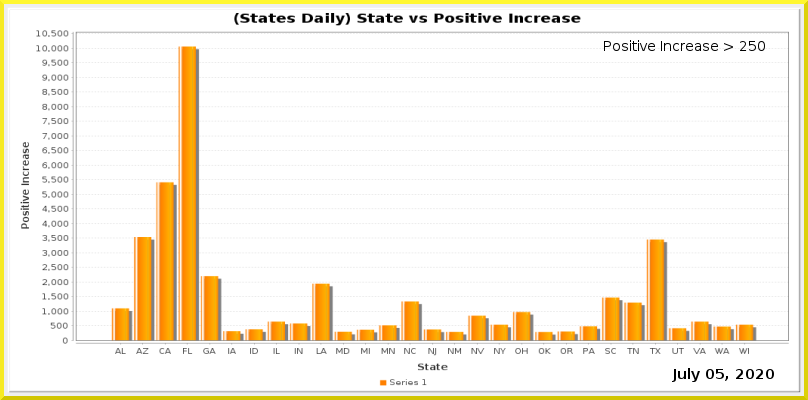
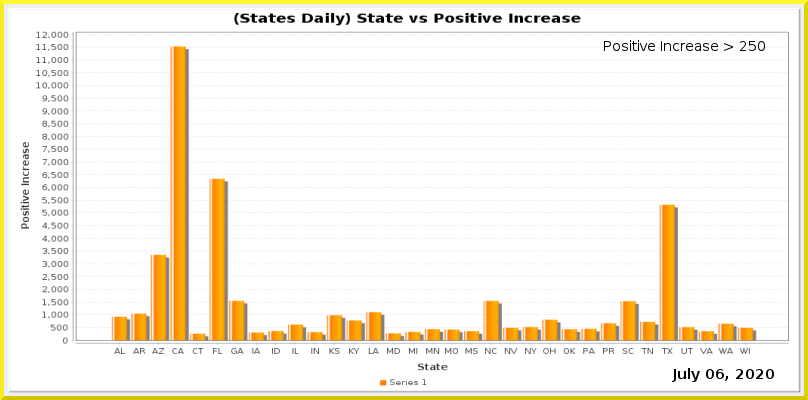
Comparing the layer stacks of the two (808, 400) images. Changes:
painted on "Current Date" over [716, 369, 724, 379]
painted on "Date_vs_TestIncrease.png" over [36, 30, 789, 356]
